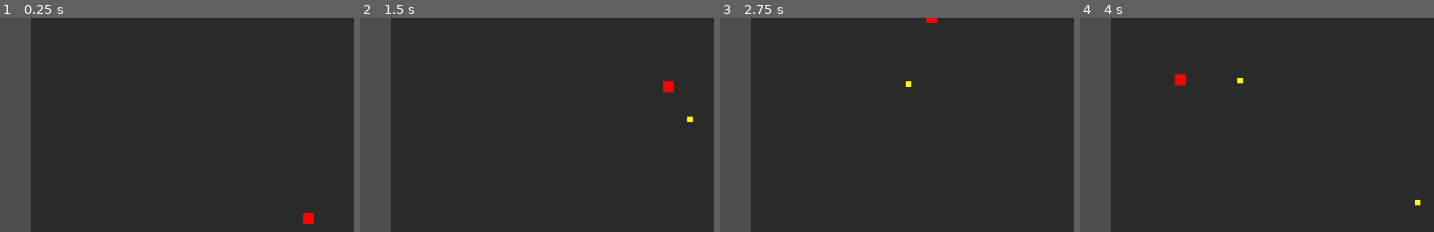
Above: before the commit, frames 1-4 (left to right).
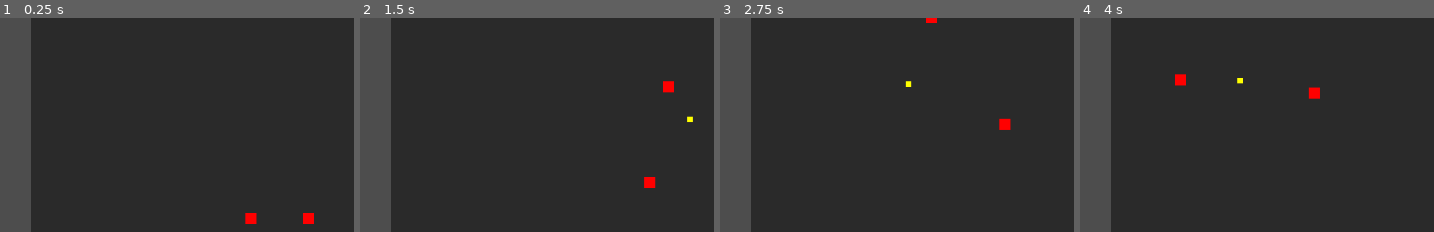
Above: after the commit, the same moments.

Repository: Xaviera789/copy-isaac
Game: Godot game, scene res://scenes/test/TestRoom.tscn
Two runs of this game, one before a commit and one after it. Both use one fixed random seed, a clock stepped at 60 frames per second and the inputs below.
Inputs (mouse positions are % of the whole screen's width and height, from its top left):
- Up to frame 1 (0.25 s): no input
- Up to frame 2 (1.5 s): move the mouse to (38, 71) at 0.52 s; hold W (move_up) from 0.53 s (still down); click (38, 71) at 0.6 s; move the mouse to (77, 66) at 1.27 s; click (77, 66) at 1.35 s
- Up to frame 3 (2.75 s): tap Enter at 2 s; move the mouse to (10, 34) at 2.02 s; release W (move_up) at 2.03 s; hold A (move_left) from 2.03 s (still down); click (10, 34) at 2.1 s
- Up to frame 4 (4 s): move the mouse to (49, 50) at 2.77 s; click (49, 50) at 2.85 s; move the mouse to (27, 24) at 3.52 s; release A (move_left) at 3.53 s; hold S (move_down) from 3.53 s (still down); click (27, 24) at 3.6 s
The pictures show only the part of the screen within x 0-50%, y 3-53%; the shares and areas given below are measured in that part.

The runs differ from the first frame. In frame 1, 0.2% of the frame differs, in the area x 69-73%, y 91-97%; in frame 2, 0.2%; in frame 3, 0.2%; in frame 4, 0.2%, in the area x 64-97%, y 32-88%.

Commit message:
完成阶段二strp3，4

Diff:
--- a/isaac/scenes/test/TestRoom.tscn
+++ b/isaac/scenes/test/TestRoom.tscn
@@ -1,6 +1,7 @@
 [gd_scene format=3 uid="uid://bqmq7xuycwykj"]
 
 [ext_resource type="PackedScene" path="res://scenes/player/Player.tscn" id="1_qt7xo"]
+[ext_resource type="PackedScene" path="res://scenes/enemies/base/EnemyBase.tscn" id="2_v4np5"]
 
 [node name="TestRoom" type="Node2D" unique_id=2120835199]
 position = Vector2(-1, -2)
@@ -13,5 +14,8 @@
 [node name="Player" parent="RoomBounds" unique_id=959896006 instance=ExtResource("1_qt7xo")]
 position = Vector2(400, 300)
 
+[node name="EnemyBase" parent="RoomBounds" unique_id=1727725093 instance=ExtResource("2_v4np5")]
+position = Vector2(300, 300)
+
 [node name="Camera" type="Camera2D" parent="." unique_id=1268824920]
 position = Vector2(400, 300)
--- a/isaac/scripts/enemies/base/EnemyBase.gd
+++ b/isaac/scripts/enemies/base/EnemyBase.gd
@@ -5,10 +5,19 @@
 ## 提供基础的敌人行为和AI功能
 
 ## 敌人移动速度（像素/秒）
-@export var move_speed: float = 100.0
+@export var move_speed: float = 70.0
 
 ## 初始生命值（默认1点）
-@export var initial_hp: int = 1
+@export var initial_hp: int = 5
+
+## 碰撞接触伤害（对玩家）
+@export var contact_damage: int = 1
+
+## 碰撞伤害冷却时间（秒，防止每帧都触发伤害）
+@export var contact_damage_cooldown: float = 0.5
+
+## 当前碰撞伤害冷却计时器
+var contact_damage_timer: float = 0.0
 
 ## 房间边界限制（暂时硬编码，后续接入房间系统）
 @export var room_bounds: Rect2 = Rect2(0, 0, 800, 600)
@@ -36,8 +45,16 @@
 	_find_player_target()
 
 func _physics_process(delta: float) -> void:
+	# 更新碰撞伤害冷却计时器
+	if contact_damage_timer > 0.0:
+		contact_damage_timer -= delta
+
 	# 更新AI行为
 	_update_ai(delta)
+
+	# 处理与玩家的碰撞伤害
+	_handle_contact_damage()
+
 	# 限制敌人在房间边界内
 	_limit_to_room_bounds()
 
@@ -180,6 +197,38 @@
 	global_position.x = clamp(global_position.x, min_pos.x, max_pos.x)
 	global_position.y = clamp(global_position.y, min_pos.y, max_pos.y)
 
+## 处理与玩家的碰撞伤害
+func _handle_contact_damage() -> void:
+	# 冷却中，不触发伤害
+	if contact_damage_timer > 0.0:
+		return
+
+	var slide_count := get_slide_collision_count()
+	if slide_count <= 0:
+		return
+
+	for i in range(slide_count):
+		var collision := get_slide_collision(i)
+		if collision == null:
+			continue
+
+		var collider := collision.get_collider()
+		if collider == null:
+			continue
+
+		# 通过脚本路径判断是否为 Player（与 _find_player_recursive 的判断方式保持一致）
+		if collider.get_script():
+			var script_path = collider.get_script().resource_path
+			if script_path and script_path.ends_with("Player.gd"):
+				# 只有可受伤对象才触发伤害
+				if collider is Damageable:
+					collider.take_damage(contact_damage)
+
+				# 启动碰撞伤害冷却，防止连续受伤
+				contact_damage_timer = contact_damage_cooldown
+				# 一次碰撞只处理一次玩家伤害即可
+				break
+
 ## 重写死亡方法
 func die() -> void:
 	super.die()  # 调用父类的 die 方法
--- a/isaac/scripts/projectiles/Projectile.gd
+++ b/isaac/scripts/projectiles/Projectile.gd
@@ -6,6 +6,7 @@
 @export var speed: float = 300.0  # 子弹速度
 @export var direction: Vector2 = Vector2.RIGHT  # 射击方向
 @export var lifetime: float = 5.0  # 最大存活时间（秒）
+@export var damage: int = 1  # 伤害值（Step 3：对子弹伤害进行参数化）
 
 var velocity: Vector2 = Vector2.ZERO
 
@@ -40,10 +41,12 @@
 
 func _on_body_entered(body: Node2D) -> void:
 	# 当子弹碰撞到物体时销毁
-	# 注意：这里可以根据需要添加伤害逻辑
-	# 子弹只应该与敌人碰撞（通过collision_mask设置）
-	if body.has_method("take_damage"):
-		body.take_damage(1)  # 假设有伤害方法
+	# Step 3：只对可受伤对象（例如 EnemyBase / 其它 Damageable）造成伤害
+	# 具体命中目标由碰撞层 / 掩码控制，这里只对 Damageable 生效
+	if body is Damageable:
+		body.take_damage(damage)
+	# 立即停止监测，避免同一帧/相邻帧重复触发
+	set_deferred("monitoring", false)
 	queue_free()
 
 func _on_area_entered(area: Area2D) -> void:
Not shown, added: 以撒复刻开发计划_d9704ab0.plan.md
